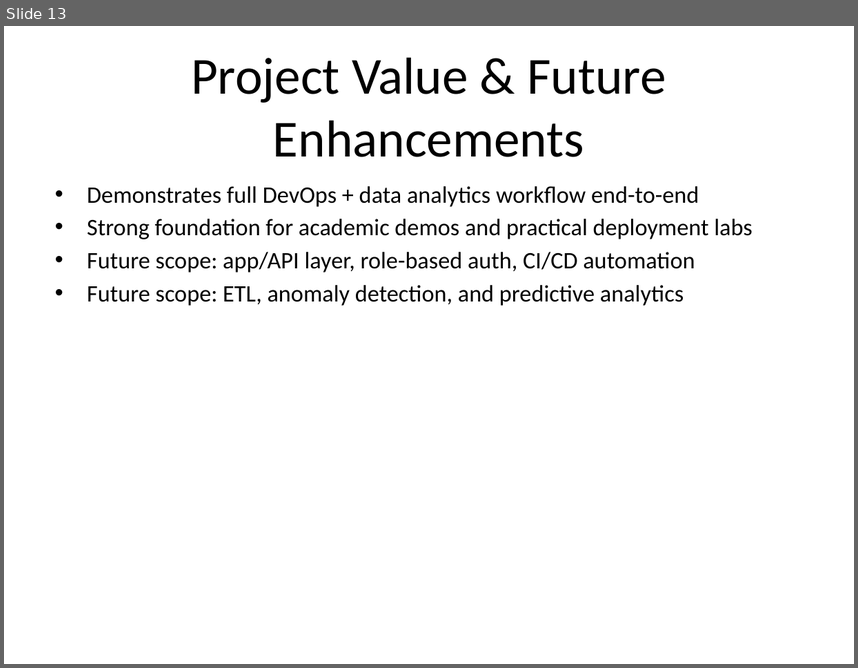
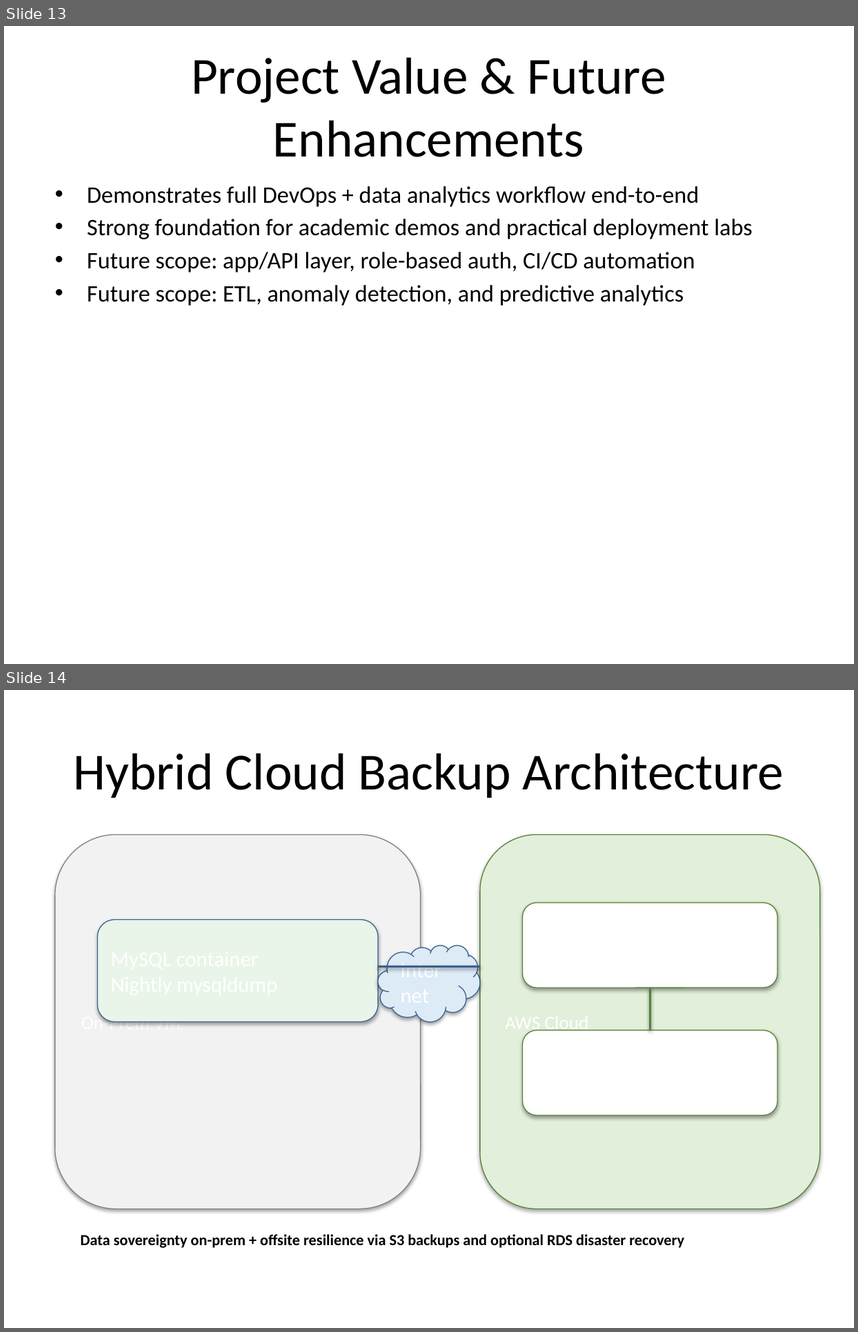
Before and after one commit to the3miaphysite3engineer3/Virtual-Hospital, a slide deck: docs/Virtual-Hospital-Project-Presentation.pptx. Shown one above the other, each under a label of ours: slide 13 before the commit, slides 13 and 14 after it. The pictures are 858x668 and 858x1332 pixels, drawn with LibreOffice and Linux fonts; fonts in the diff are those of the drawing. Boxes give left, top, right and bottom in pixels: in the first picture for what was removed or moved away, otherwise in the second. Text is boxed around its words. In the diff, an @@ line names an element or a change of style, - is before the commit and + after.

```diff
--- a/docs/Virtual-Hospital-Project-Presentation.pptx
+++ b/docs/Virtual-Hospital-Project-Presentation.pptx
@@ slide 14 added at [4, 690, 854, 1328], background #FFFFFF @@
@@ title added at [73, 753, 784, 798], 44 pt, text #000000 @@
+Hybrid Cloud Backup Architecture
@@ rounded rectangle added at [55, 834, 421, 1209], fill #F2F2F2, outline #7F7F7F 0.75 pt, 16 pt, text #FFFFFF @@
+On-Prem VM
@@ rounded rectangle added at [480, 834, 820, 1209], fill #E2EFDA, outline #548235 0.75 pt, 16 pt, text #FFFFFF @@
+AWS Cloud
@@ rounded rectangle added at [523, 903, 777, 987], fill #FFFFFF, outline #548235 0.75 pt @@
@@ rounded rectangle added at [98, 920, 378, 1021], fill #E9F5E9, outline #386092 0.75 pt @@
@@ cloud added at [378, 945, 480, 1021], fill #DDEBF7, outline #386092 0.75 pt, 18 pt, text #FFFFFF @@
+Internet
@@ line added from (378, 971) to (378, 971), #386092 2 pt @@
@@ line added from (378, 966) to (480, 966), #386092 2 pt @@
@@ line added from (650, 987) to (650, 1030), #548235 2 pt @@
@@ rounded rectangle added at [523, 1030, 777, 1115], fill #FFFFFF, outline #548235 0.75 pt @@
@@ text added at [81, 1234, 684, 1248], 13 pt, text #000000, bold @@
+Data sovereignty on-prem + offsite resilience via S3 backups and optional RDS disaster recovery
```
Also in this commit, not shown: 1 other slide added, 1 slide removed.
